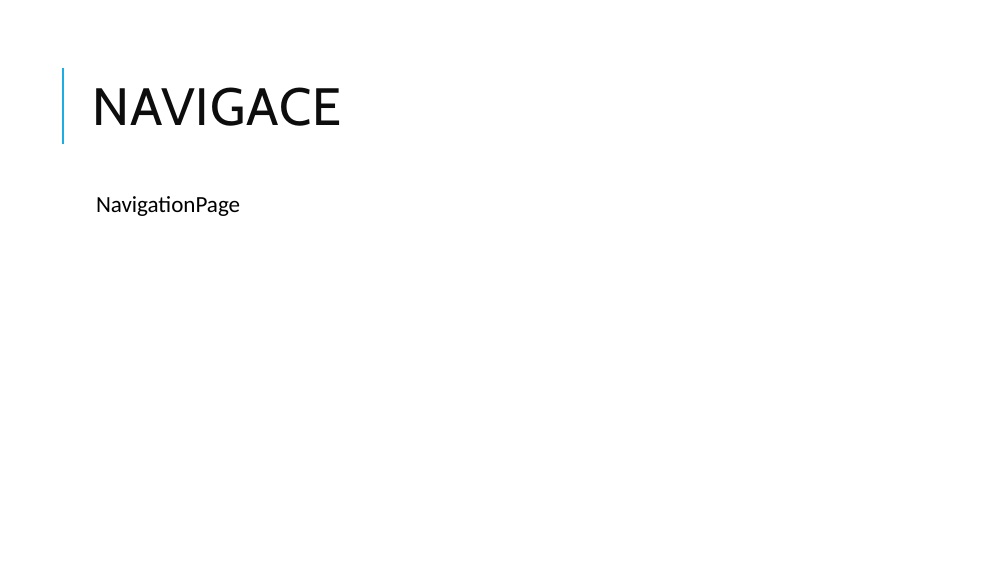
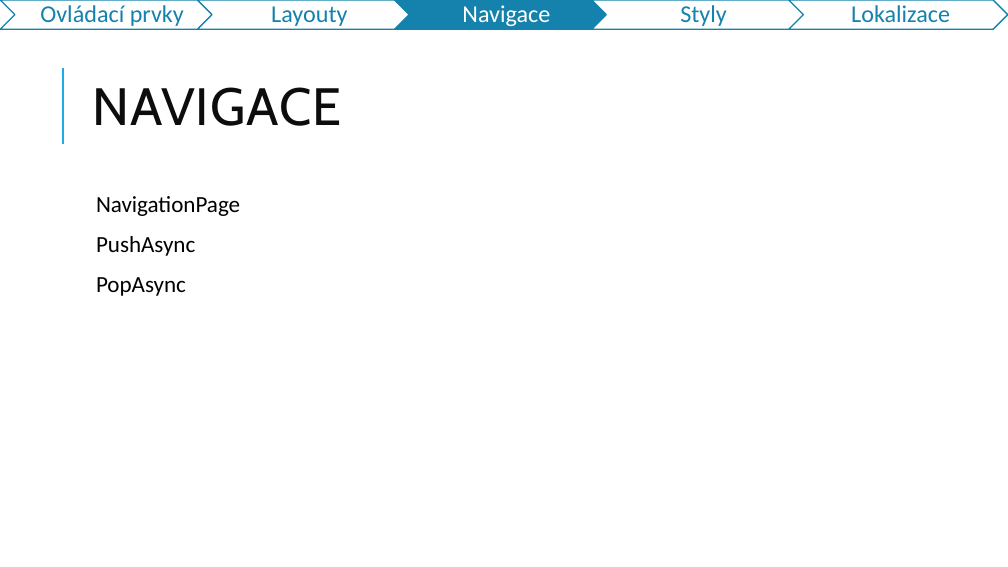
Before and after one commit to jasho/pv239-maui, a slide deck: slide 19 of 02_Design/PV239-Xamarin-02_Design.pptx (slide 11 before the commit). Drawn at 1008x567 pixels with LibreOffice and Linux fonts; fonts in the diff are those of the drawing. Boxes give left, top, right and bottom in pixels: in the first picture for what was removed or moved away, otherwise in the second. Text is boxed around its words. In the diff, an @@ line names an element or a change of style, - is before the commit and + after.

Commit message:
Updated presentation for lab 02

```diff
--- a/02_Design/PV239-Xamarin-02_Design.pptx
+++ b/02_Design/PV239-Xamarin-02_Design.pptx
@@ group added at (0, 0, 1008, 29): 5 chevrons, 5 texts @@
+Ovládací prvky
+Layouty
+Navigace
+Styly
+Lokalizace
@@ text at (96, 236, 195, 296): paragraphs added @@
+  PushAsync
+  PopAsync
```
Also in this commit, not shown: 13 other slides changed, 13 slides added, 1 slide removed.
